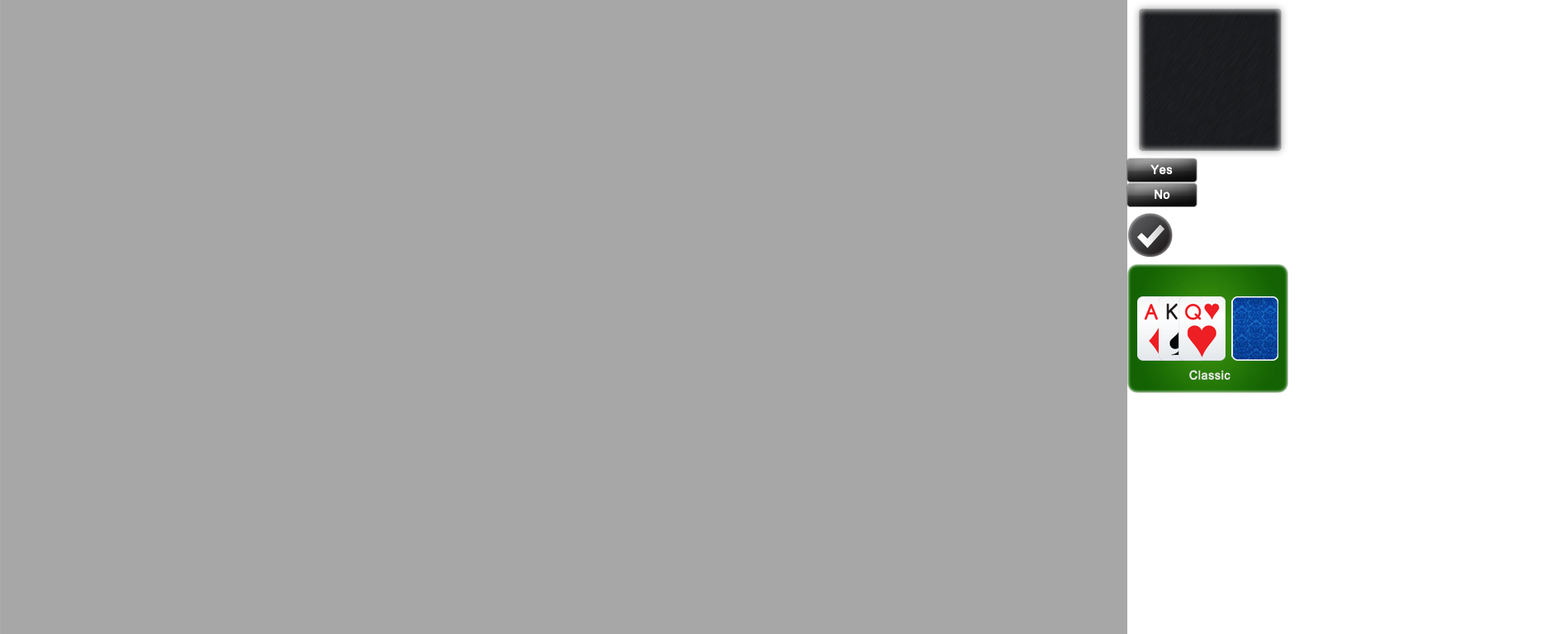
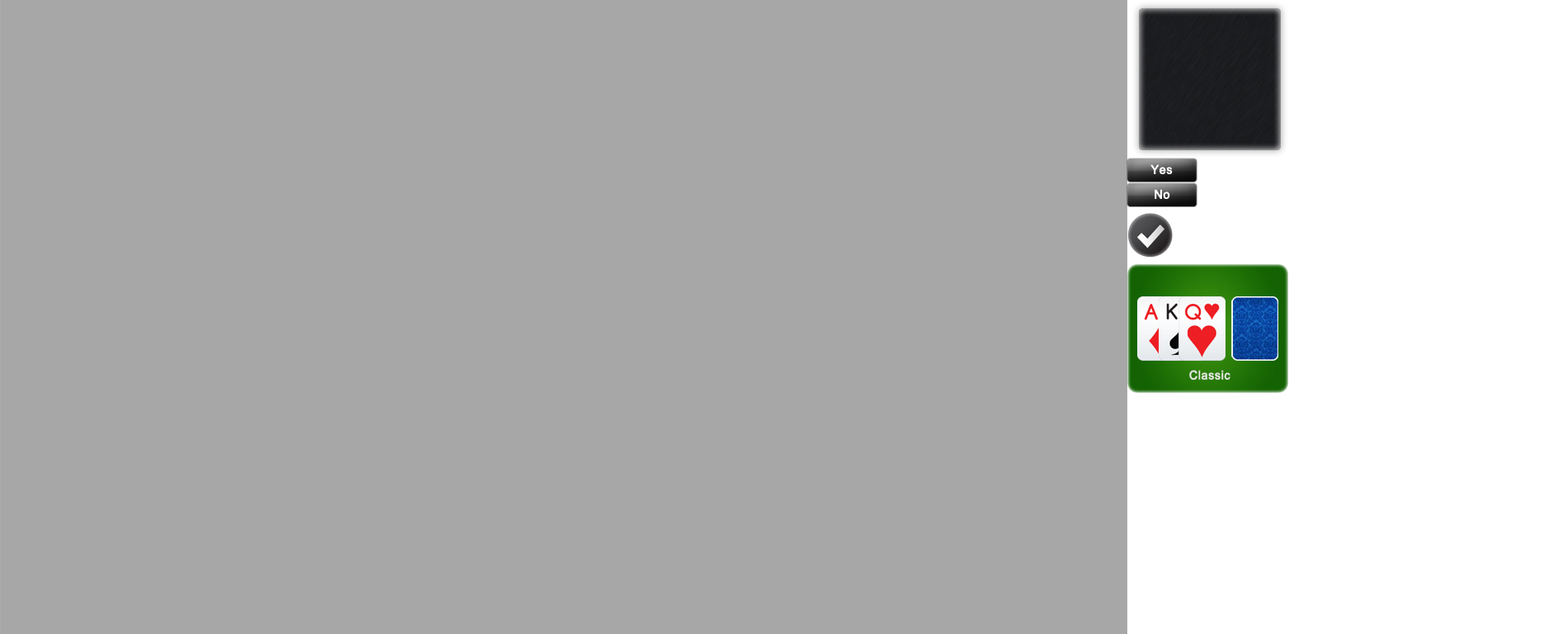
The second 1568x634 image is a revision of the first. Changes to its layers:
painted on "Shape 1" over (x1=1138, y1=8, x2=1282, y2=152)
